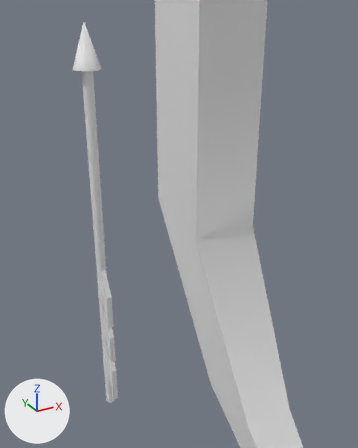
One commit to the FBX model cupicafe/Assets/3D models/bow & arrow.fbx: the scene before it, then after it.
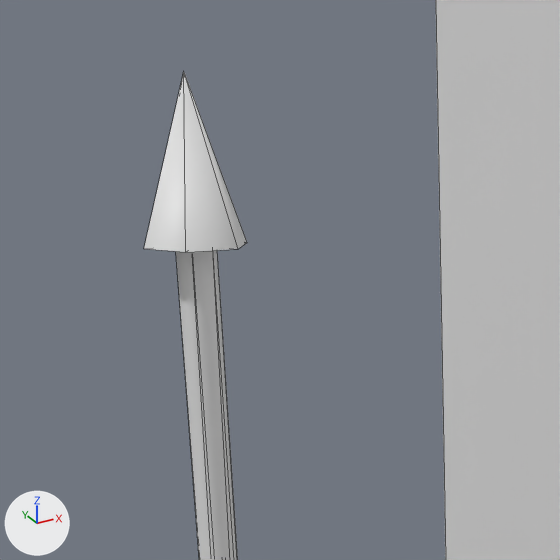
Each version appears first from a 50 mm camera at (-0.377, -0.617, 0.795) aimed at (0.038, 0.139, 0.417), and next in a close-up on the part from 9% to 53% of the width and 0% to 35% of the height. Arrows for +X, +Y and +Z are at lower left; the lights stay in place. The close-ups show mesh edges as thin lines. Where no turn or scale is listed for an object, it has been applied to the vertices. Vertices at the same position are counted once.

The older version as bpy lines, for what is in view:
```python
me_mesh = bpy.data.meshes.new('Mesh')
me_mesh.from_pydata(...)  # 24 vertices, 22 faces; spans x -0.048..0.052, y -0.4..0.05, z -0.652..0.748
me_mesh_002 = bpy.data.meshes.new('Mesh.002')
me_mesh_002.from_pydata(...)  # a 6-sided cylinder along z spanning x -0.01..0.01, y -0.009..0.009, z 0.0..0.7
me_mesh_003 = bpy.data.meshes.new('Mesh.003')
me_mesh_003.from_pydata(...)  # a 6-sided cone pointing to +z spanning x -0.025..0.025, y -0.0217..0.0217, z 0.0..0.075
ob_arrowhead = bpy.data.objects.new('arrowhead', me_mesh_003)
ob_arrowhead.location = (-0.1, 0.2, 0.7)
ob_arrowstick = bpy.data.objects.new('arrowstick', me_mesh_002)
ob_arrowstick.location = (-0.1, 0.2, 0.0)
ob_bow = bpy.data.objects.new('bow', me_mesh)
ob_bow.location = (0.0, 0.0, 0.7)
```
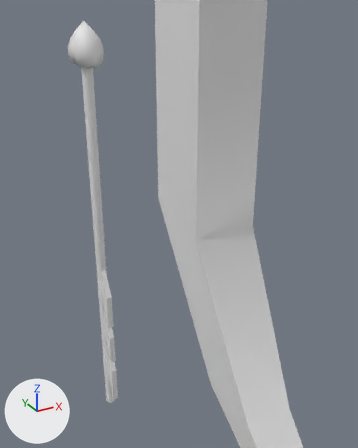
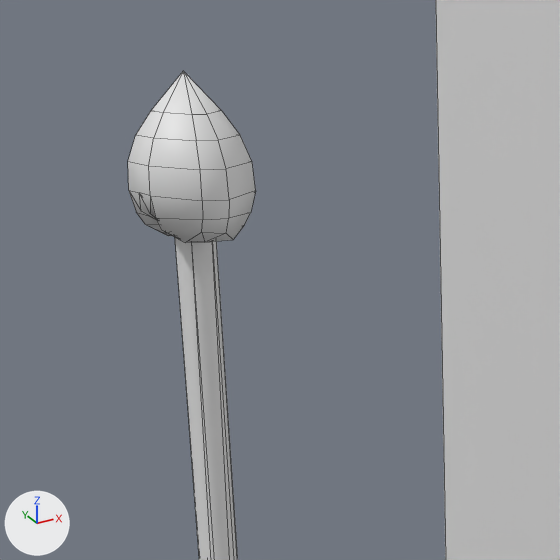
The edits, one by one:
me_mesh_003 is used by ob_arrowhead; location (-0.1, 0.2, 0.7).
me_mesh_003 had 8 vertices, 12 faces and spanned x -0.025..0.025, y -0.0217..0.0217, z 0.0..0.075.
me_mesh_003 now has 77 vertices, 88 faces and spans x -0.025..0.0246, y -0.0316..0.0317, z 0.0028..0.075.
me_mesh_003 part 1: the whole mesh is rebuilt.

Boxes [x1, y1, x2, y2] around the edits, measured in the close-ups (560 x 560 px):
'arrowhead', reshaped (23% wider): before [144, 72, 247, 252]; after [128, 71, 255, 243]
